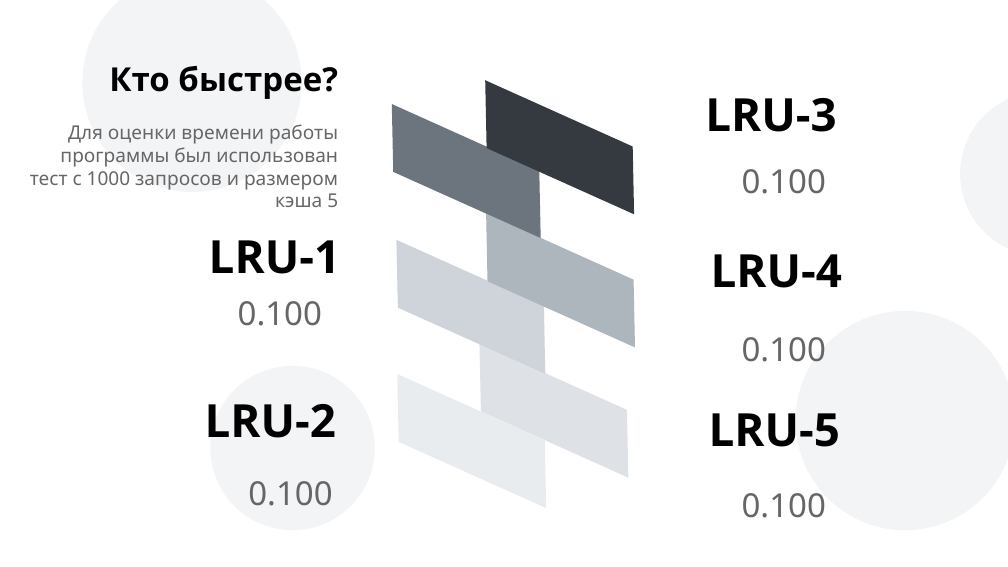
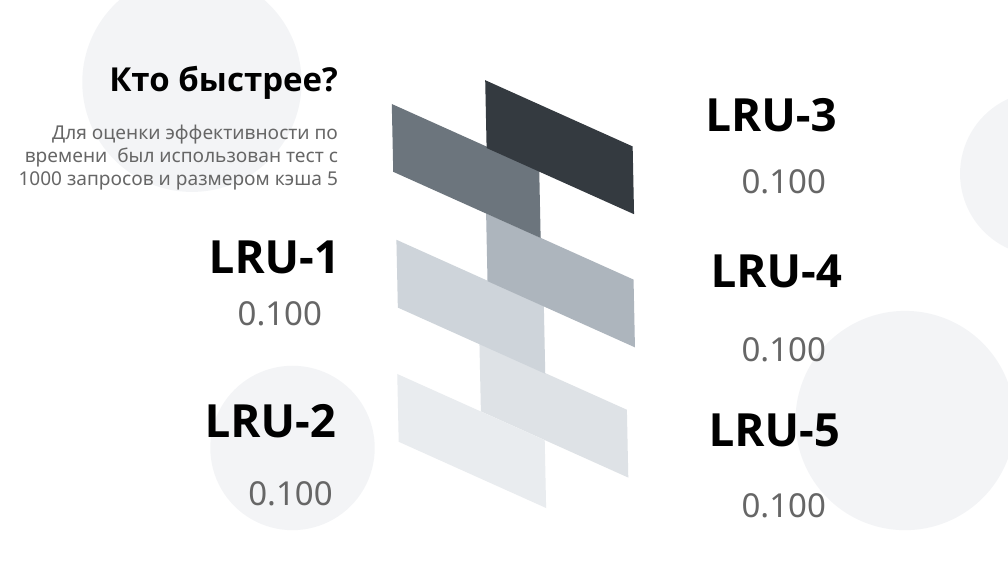
Before and after one commit to andreyStrachuk/LRU-K, a slide deck: slide 28 of Theory/Презентация LRU-K.pptx. Drawn at 1008x567 pixels with LibreOffice and Linux fonts; fonts in the diff are those of the drawing. Boxes give left, top, right and bottom in pixels: in the first picture for what was removed or moved away, otherwise in the second. Text is boxed around its words. In the diff, an @@ line names an element or a change of style, - is before the commit and + after.

```diff
--- a/Theory/Презентация LRU-K.pptx
+++ b/Theory/Презентация LRU-K.pptx
@@ text at box(19, 124, 338, 190): text changed @@
-Для оценки времени работы программы был использован тест с 1000 запросов и размером кэша 5
+Для оценки эффективности по времени был использован тест с 1000 запросов и размером кэша 5
```
Also in this commit, not shown: 25 other slides changed.
